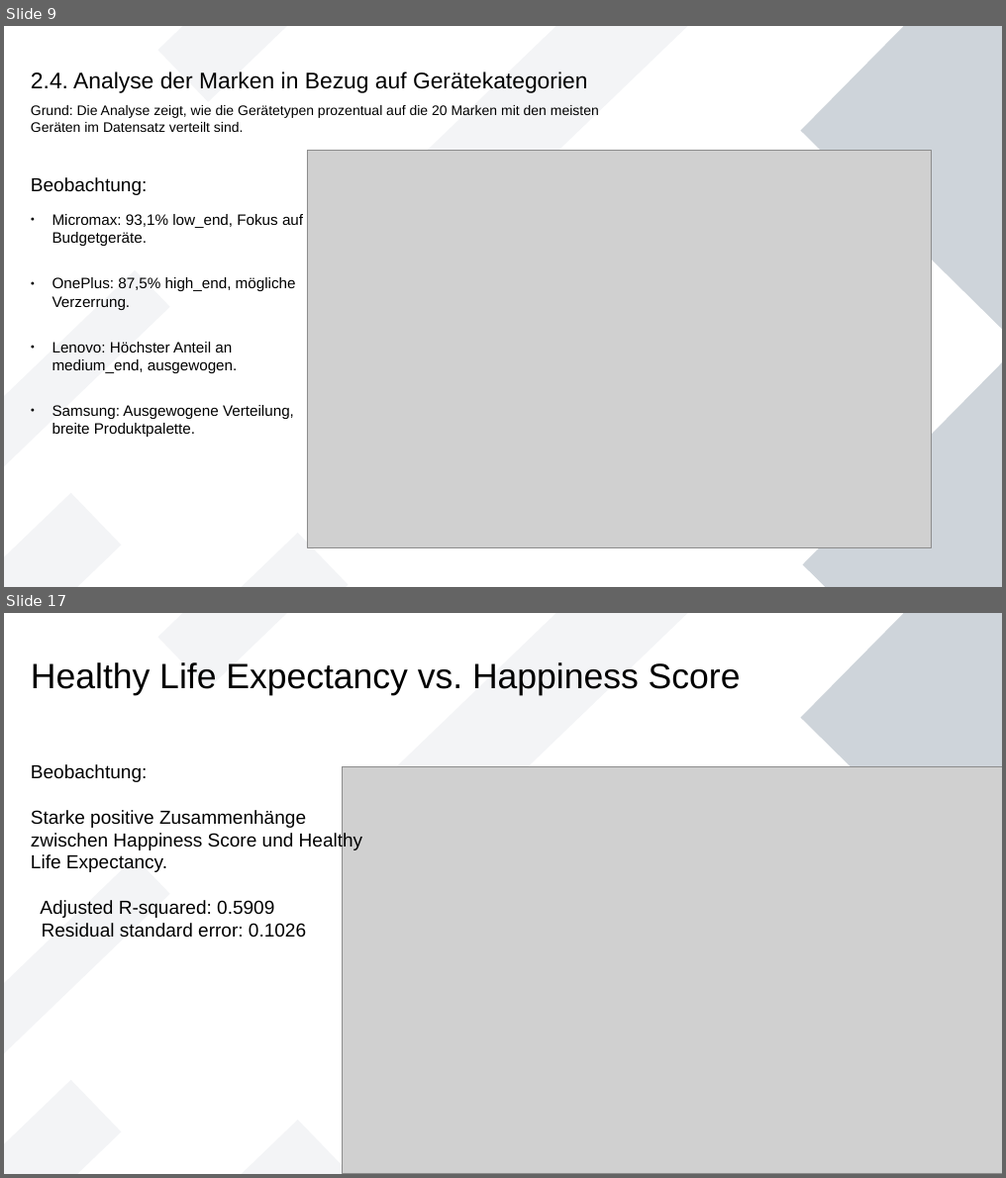
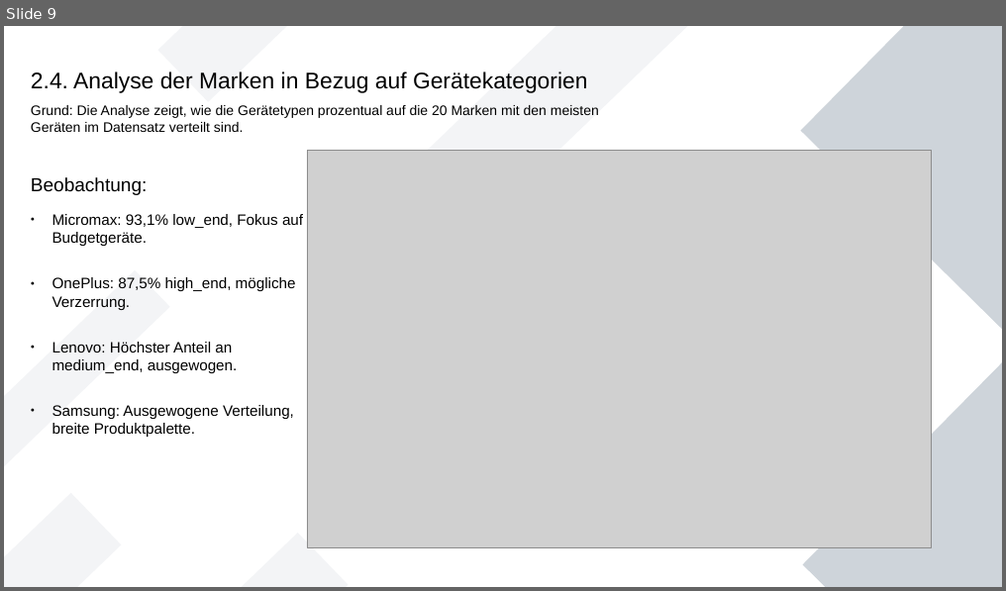
Before and after one commit to RealChoki/HTW-Notes, a slide deck: Semester 4/Ki werkstatt/phones_analysis.odp. Shown one above the other, each under a label of ours: slides 9 and 17 before the commit, slide 9 after it; the slides between them are not shown. The pictures are 1006x1178 and 1006x591 pixels, drawn with LibreOffice and Linux fonts; fonts in the diff are those of the drawing; grey boxes stand for pictures. Boxes give left, top, right and bottom in pixels: in the first picture for what was removed or moved away, otherwise in the second. Text is boxed around its words. In the diff, an @@ line names an element or a change of style, - is before the commit and + after.

```diff
--- a/Semester 4/Ki werkstatt/phones_analysis.odp
+++ b/Semester 4/Ki werkstatt/phones_analysis.odp
@@ slide 17 removed at (4,613,1002,1174), background #FFFFFF; not listed: 7 template elements that a slide beside it also shows @@
@@ text removed at (31,663,741,695) @@
-Healthy Life Expectancy vs. Happiness Score
@@ text removed at (31,764,363,938) @@
-Beobachtung:
-Starke positive Zusammenhänge zwischen Happiness Score und Healthy Life Expectancy.
-Adjusted R-squared: 0.5909
-Residual standard error: 0.1026
@@ picture removed at (343,766,1002,1174) @@
```
Also in this commit, not shown: 1 slide changed, 6 slides added, 12 other slides removed, 1 other file.
